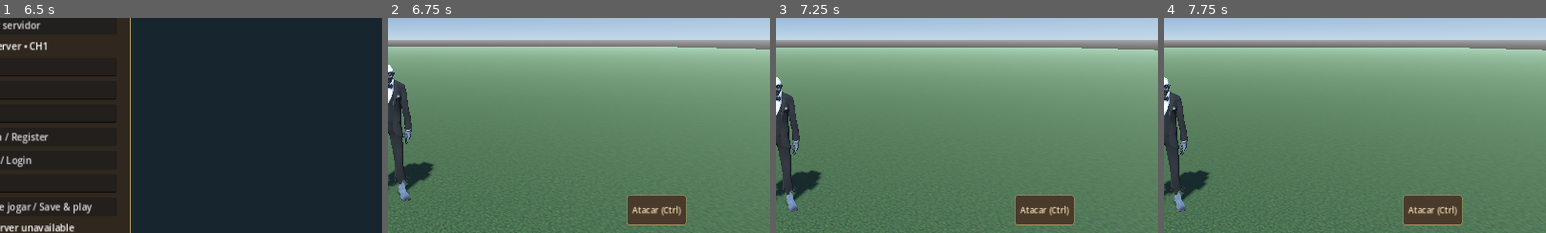
Above: before the commit, frames 1-4 (left to right).
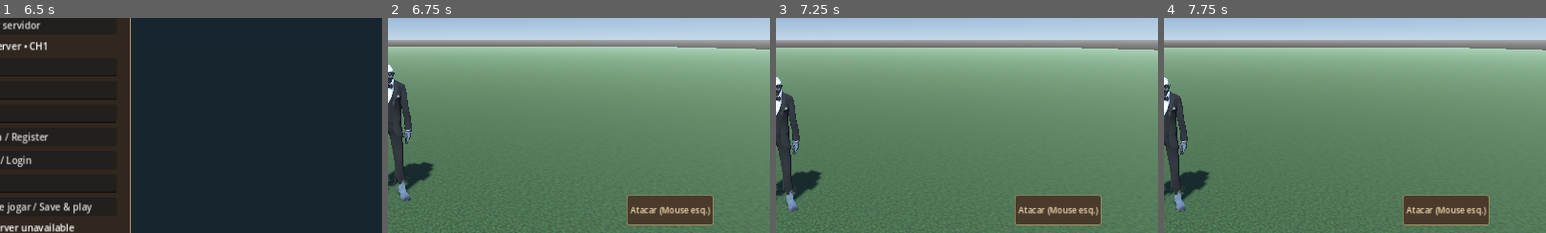
Above: after the commit, the same moments.

Repository: lolprogif/LolPRO-ON
Game: Godot game, scene res://Login.tscn
The game is run twice, just before and just after one commit, with the same random seed, the same clock (stepped at 60 frames per second) and the same inputs.
Inputs (mouse positions are % of the whole screen's width and height, from its top left):
- Up to frame 1 (6.5 s): click (50, 40) at 0.52 s; type "Alex" at 0.6 s; click (50, 45) at 0.75 s; type "12" at 0.83 s; click (50, 50) at 0.98 s; type "12" at 1.07 s; click (50, 67) at 1.27 s; type "Alex" at 1.35 s; click "Brasil • Português" at 2 s; click "Localizar servidor" at 2.75 s; click "España • Español" at 3.5 s; click "Criar conta / Register" at 4.25 s; click "Entrar / Login" at 5 s; click "Verificar atualizações" at 5.75 s
- Up to frame 2 (6.75 s): click "Modo offline / Offline" at 6.5 s
- Up to frame 3 (7.25 s): no input
- Up to frame 4 (7.75 s): click "Missões" at 7.25 s
The pictures show only the part of the screen within x 50-100%, y 28-78%; the shares and areas given below are measured in that part.

Frame 1 is identical in both runs. In frame 2, 1.3% of the frame differs, in the area x 63-86%, y 82-97%; in frame 3, 1.3%; in frame 4, 1.3%.

Commit message:
V0.9: ataque com clique esquerdo no PC

Diff:
--- a/hud.gd
+++ b/hud.gd
@@ -49,7 +49,7 @@
 		var n: String = name
 		button(h,n,func(): use_potion() if n == "Poção" else toggle(n))
 	var attack_button := Button.new()
-	attack_button.text = "Atacar" if OS.has_feature("mobile") else "Atacar (Ctrl)"
+	attack_button.text = "Atacar" if OS.has_feature("mobile") else "Atacar (Mouse esq.)"
 	attack_button.focus_mode = Control.FOCUS_NONE
 	root.add_child(attack_button)
 	attack_button.set_anchors_and_offsets_preset(Control.PRESET_BOTTOM_RIGHT)
